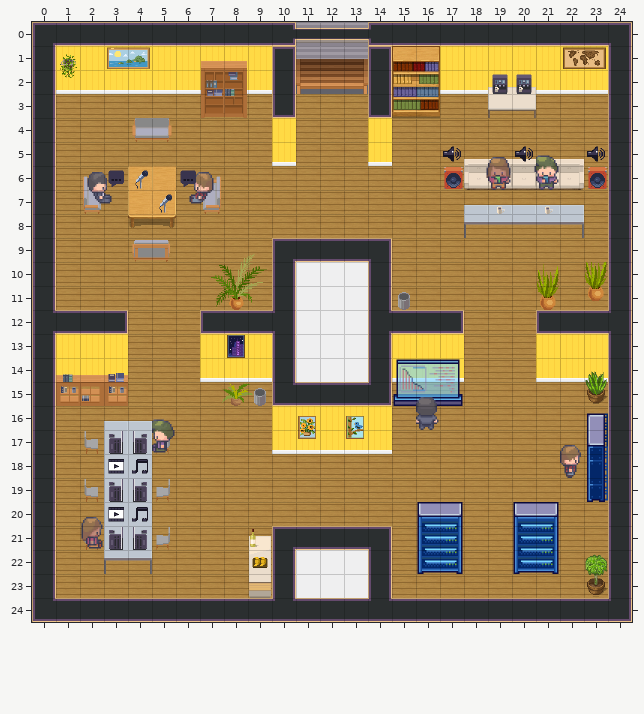
Two versions of a level (Tiled map (JSON), conference.tmj). Above is the file before it was changed.
Cells are 32x32 px. Shown: x 0..24, y 0..24.
After the commit:
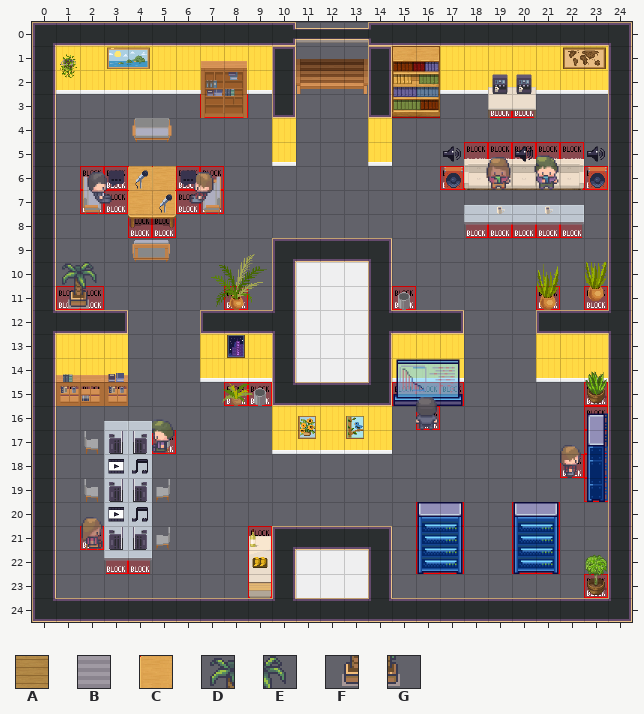
Key: from "WA_Room_Builder": A 355, B 383; from "WA_Special_Zones": C 2; from "free_overview": D 1770, E 1771, F 1828, G 1829.
_ is an empty cell, . an unchanged one.
See-through tiles are keyed as they look on the map.
The author wrote: Collision changes Upper Area did some collision changes in the upper are
The edit:
--- layer "collisions"
@@ x 1..23 @@
-11 __....._......_....._._
+11 CC.....C......C.....C.C
@@ x 8..23 @@
-15 __............._
+15 CC.............C
@@ x 9..23 @@
-21 _..............
-22 _..............
-23 _............._
+21 C..............
+22 C..............
+23 C.............C
--- layer "floor/floor1" (now hidden)
@@ x 11..13 @@
- 0 BBB
- 1 BBB
+ 0 ___
+ 1 ___
@@ x 1..23 @@
- 3 AAAAAAAAA.AAA.AAAAAAAAA
- 4 AAAAAAAAA.AAA.AAAAAAAAA
- 5 AAAAAAAAA.AAA.AAAAAAAAA
- 6 AAA..AAAAAAAAAAAA.....A
- 7 AAA..AAAAAAAAAAAAAAAAAA
- 8 AAAAAAAAAAAAAAAAAAAAAAA
- 9 AAAAAAAAA.....AAAAAAAAA
-10 AAAAAAAAA.....AAAAAAAAA
-11 AAAAAAAAA.....AAAAAAAAA
-12 ...AAA...........AAA...
-13 ...AAA...........AAA...
-14 ...AAA...........AAA...
-15 AAAAAAAAA.....AAAAAAAAA
-16 AAAAAAAAA.....AAAAAAAAA
-17 AA..AAAAA.....AAAAAAAAA
-18 AA..AAAAAAAAAAAAAAAAAAA
-19 AA..AAAAAAAAAAAAAAAAAAA
-20 AA..AAAAAAAAAAAAAAAAAAA
-21 AA..AAAAA.....AAAAAAAAA
-22 AAAAAAAAA.....AAAAAAAAA
-23 AAAAAAAAA.....AAAAAAAAA
+ 3 _________.___._________
+ 4 _________.___._________
+ 5 _________.___._________
+ 6 ___..____________....._
+ 7 ___..__________________
+ 8 _______________________
+ 9 _________....._________
+10 _________....._________
+11 _________....._________
+12 ...___...........___...
+13 ...___...........___...
+14 ...___...........___...
+15 _________....._________
+16 _________....._________
+17 __.._____....._________
+18 __..___________________
+19 __..___________________
+20 __..___________________
+21 __.._____....._________
+22 _________....._________
+23 _________....._________
--- layer "furniture/furniture1"
@@ x 1..2 @@
-10 __
-11 __
+10 DE
+11 FG
